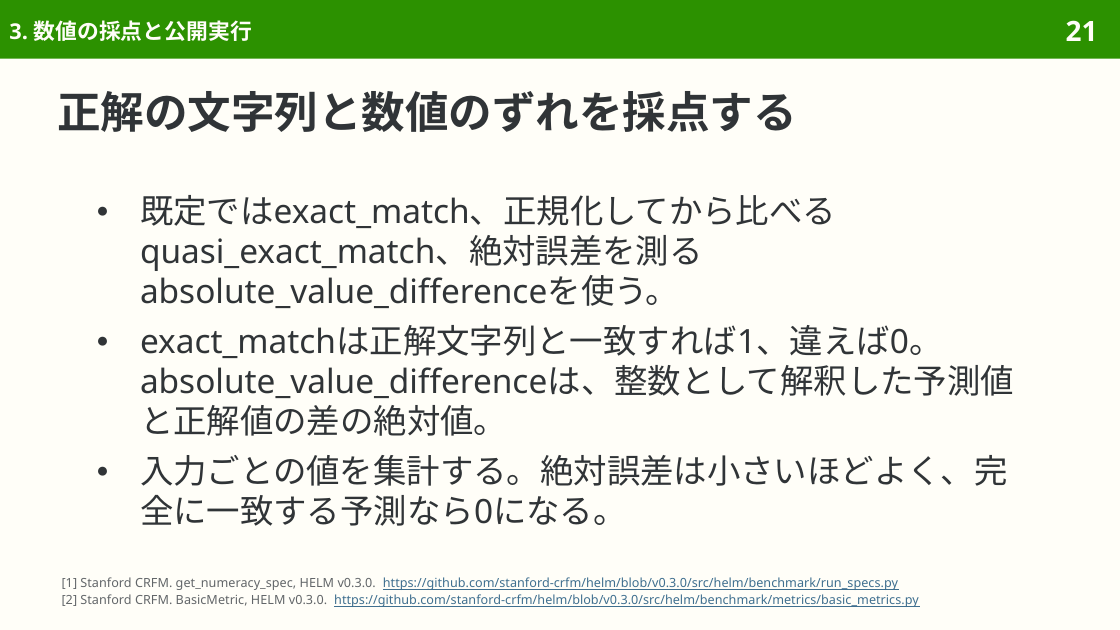
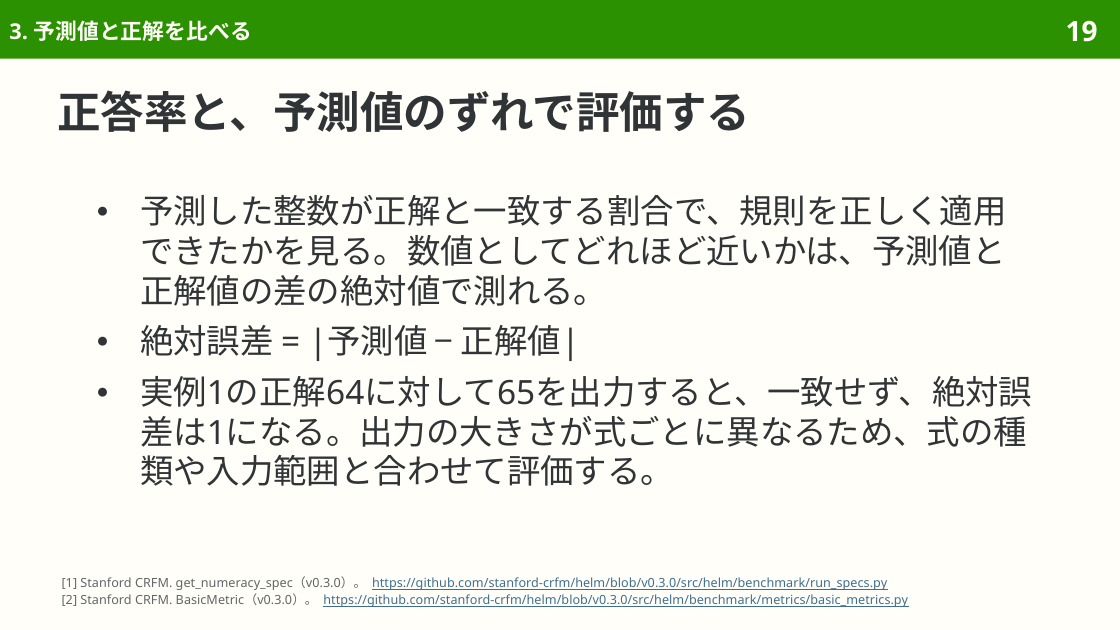
Before and after one commit to sasakiy84/datasets-in-10-minutes, a slide deck: slide 19 of slides/datasets-in-10-minutes-numeracy.pptx (slide 21 before the commit). Drawn at 1120x630 pixels with LibreOffice and Linux fonts; fonts in the diff are those of the drawing. Boxes give left, top, right and bottom in pixels: in the first picture for what was removed or moved away, otherwise in the second. Text is boxed around its words. In the diff, an @@ line names an element or a change of style, - is before the commit and + after.

Commit message:
Rebuild Numeracy as polynomial rule induction with verified origins

```diff
--- a/slides/datasets-in-10-minutes-numeracy.pptx
+++ b/slides/datasets-in-10-minutes-numeracy.pptx
@@ title at (9,20,252,41): text changed @@
-3. 数値の採点と公開実行
+3. 予測値と正解を比べる
@@ page number at (1066,20,1098,42): text changed @@
-21
+19
@@ title at (57,90,750,132): text changed @@
-正解の文字列と数値のずれを採点する
+正答率と、予測値のずれで評価する
@@ text at (140,195,1032,486): text changed @@
-● 既定ではexact_match、正規化してから比べるquasi_exact_match、絶対誤差を測るabsolute_value_differenceを使う。
-● exact_matchは正解文字列と一致すれば1、違えば0。absolute_value_differenceは、整数として解釈した予測値と正解値の差の絶対値。
-● 入力ごとの値を集計する。絶対誤差は小さいほどよく、完全に一致する予測なら0になる。
+● 予測した整数が正解と一致する割合で、規則を正しく適用できたかを見る。数値としてどれほど近いかは、予測値と正解値の差の絶対値で測れる。
+● 絶対誤差 = |予測値 − 正解値|
+● 実例1の正解64に対して65を出力すると、一致せず、絶対誤差は1になる。出力の大きさが式ごとに異なるため、式の種類や入力範囲と合わせて評価する。
@@ text at (62,576,908,607): text changed @@
-[1] Stanford CRFM. get_numeracy_spec, HELM v0.3.0. https://github.com/stanford-crfm/helm/blob/v0.3.0/src/helm/benchmark/run_specs.py
-[2] Stanford CRFM. BasicMetric, HELM v0.3.0. https://github.com/stanford-crfm/helm/blob/v0.3.0/src/helm/benchmark/metrics/basic_metrics.py
+[1] Stanford CRFM. get_numeracy_spec（v0.3.0）。 https://github.com/stanford-crfm/helm/blob/v0.3.0/src/helm/benchmark/run_specs.py
+[2] Stanford CRFM. BasicMetric（v0.3.0）。 https://github.com/stanford-crfm/helm/blob/v0.3.0/src/helm/benchmark/metrics/basic_metrics.py
```
Also in this commit, not shown: 36 other slides changed, 14 slides removed, 42 other files.
